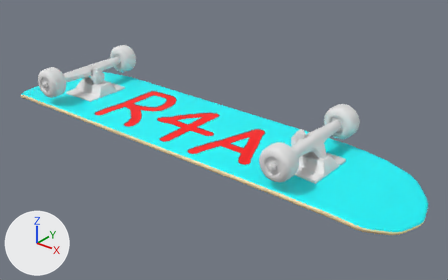
Two versions of the FBX model Assets/GameFiles/Prefabs/Environment/skateboard.fbx, one commit apart.
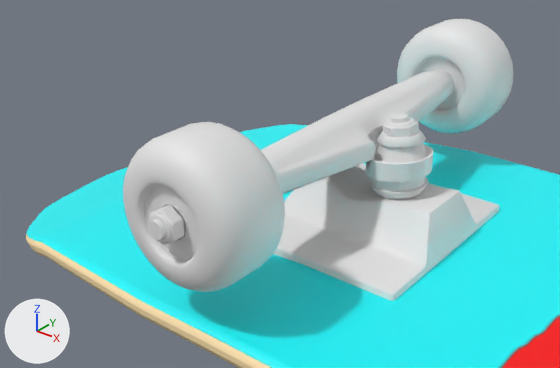
Each version is shown whole from a camera (50 mm lens) standing at (11.71, -16.28, 9.86) and looking at (-1.7, 0.48, -0.53), then close up from a camera (50 mm lens) standing at (-5.14, -5.57, 3.51) and looking at (-9.05, -0.68, 0.48). Arrows for +X, +Y and +Z are at lower left; the lights stay in place. The older version's two pictures come first. Where no turn or scale is listed for an object, it has been applied to the vertices.
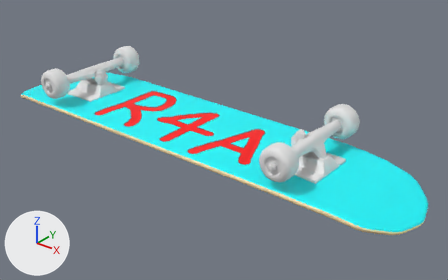
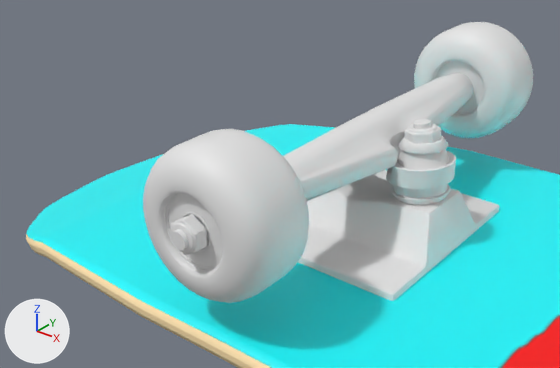
Commit message: updated skateboard

Where the change shows, as pixel boxes [x1, y1, x2, y2] in the close-ups (560 x 368 px):
'Cylinder.006', moved
    before: [123, 122, 285, 292]
    after: [143, 129, 309, 303]
'Cylinder.010', moved
    before: [261, 69, 454, 194]
    after: [283, 73, 473, 201]
'Cylinder.007', moved
    before: [397, 19, 514, 133]
    after: [414, 22, 533, 138]
'Cube.006', moved
    before: [148, 205, 184, 245]
    after: [170, 214, 207, 255]
'Cylinder.009', moved
    before: [376, 143, 427, 163]
    after: [398, 149, 449, 170]
'Cube.007', moved
    before: [383, 114, 419, 137]
    after: [404, 119, 441, 144]
'Cylinder.008', moved
    before: [377, 130, 426, 148]
    after: [399, 135, 448, 154]
'Cylinder.011', moved
    before: [370, 177, 428, 199]
    after: [391, 184, 450, 205]

Edits to the bpy script that builds the scene:
```text
Change ob_cylinder_006:
    ob_cylinder_006.location: (-8.742, -1.977, 0.883) -> (-8.523, -1.977, 0.883)
Change ob_cylinder_008:
    ob_cylinder_008.location: (-8.254, 0.013, 0.946) -> (-8.036, 0.013, 0.946)
Change ob_cylinder_011:
    ob_cylinder_011.location: (-8.229, 0.002, 0.437) -> (-8.01, 0.002, 0.437)
Change ob_cylinder_007:
    ob_cylinder_007.location: (-8.742, 1.958, 0.883) -> (-8.523, 1.958, 0.883)
Change ob_cube_007:
    ob_cube_007.location: (-8.255, 0.01, 0.959) -> (-8.037, 0.01, 0.959)
Change ob_cube_006:
    ob_cube_006.location: (-8.739, -2.317, 0.888) -> (-8.521, -2.317, 0.888)
Change ob_cylinder_010:
    ob_cylinder_010.location: (-8.605, 0.006, 0.806) -> (-8.387, 0.006, 0.806)
Change ob_cylinder_009:
    ob_cylinder_009.location: (-8.247, 0.014, 0.827) -> (-8.029, 0.014, 0.827)
```
